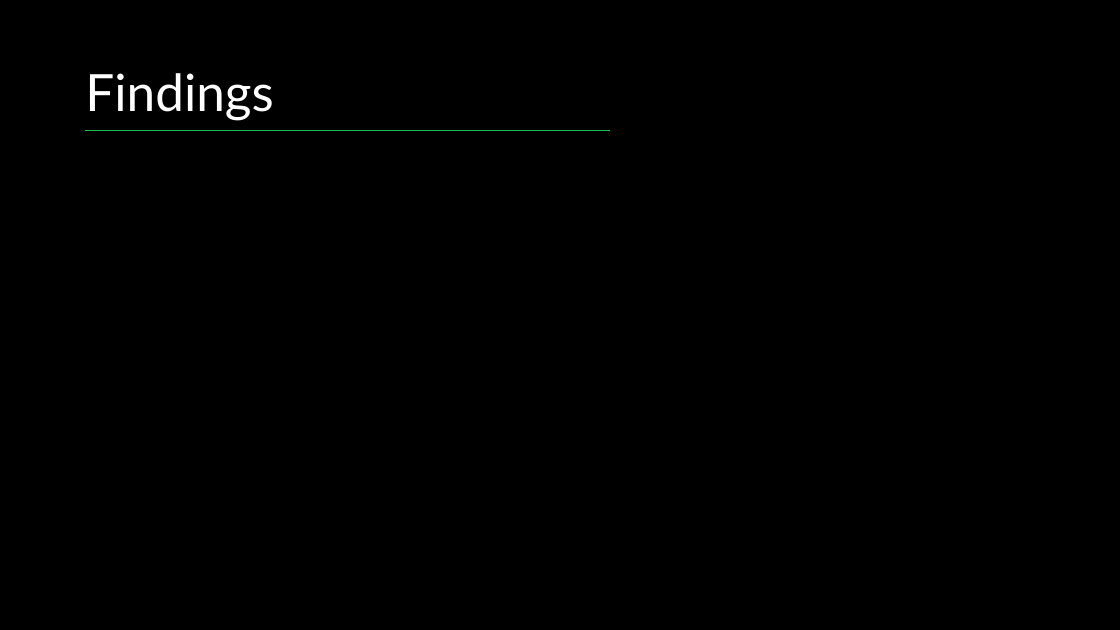
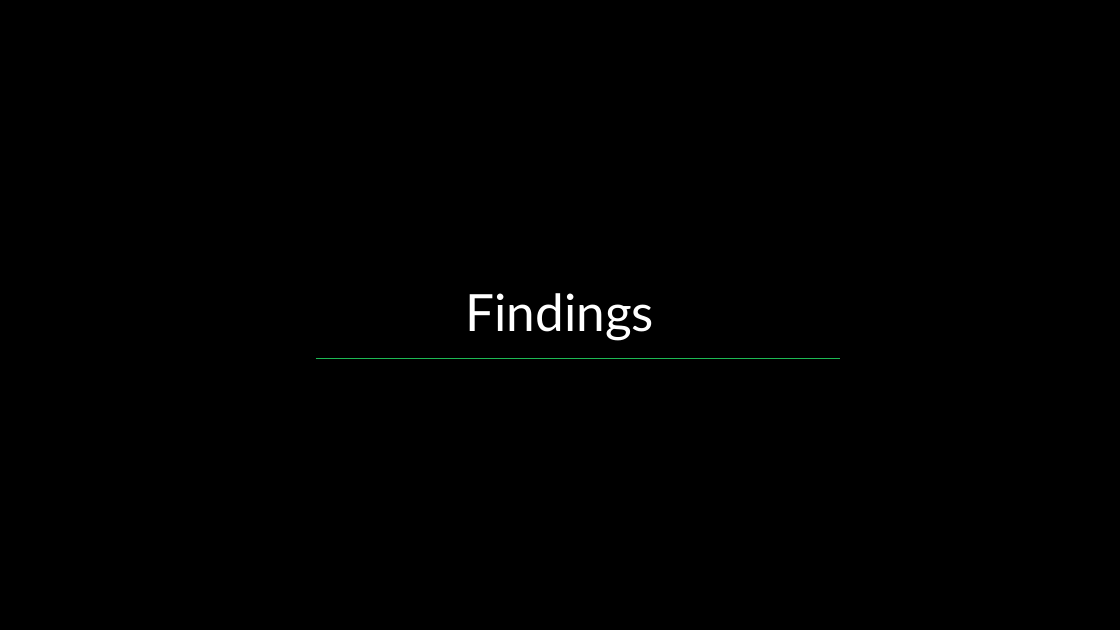
Before and after one commit to podsv-fs26-ad24/ad24-1-fancyproject, a slide deck: slide 7 of presentation.pptx (slide 8 before the commit). Drawn at 1120x630 pixels with LibreOffice and Linux fonts; fonts in the diff are those of the drawing. Boxes give left, top, right and bottom in pixels: in the first picture for what was removed or moved away, otherwise in the second. Text is boxed around its words. In the diff, an @@ line names an element or a change of style, - is before the commit and + after.

```diff
--- a/presentation.pptx
+++ b/presentation.pptx
@@ title "Findings": place and size @@
-title "Findings" at box(85, 73, 274, 120)
+title "Findings" at box(466, 293, 655, 341)
@@ title "Findings" at box(466, 293, 655, 341): alignment left to centre @@
@@ line moved from (86, 130) - (610, 130) to (316, 359) - (840, 359) @@
```
Also in this commit, not shown: 6 other slides changed, 1 slide added, 1 slide removed.
